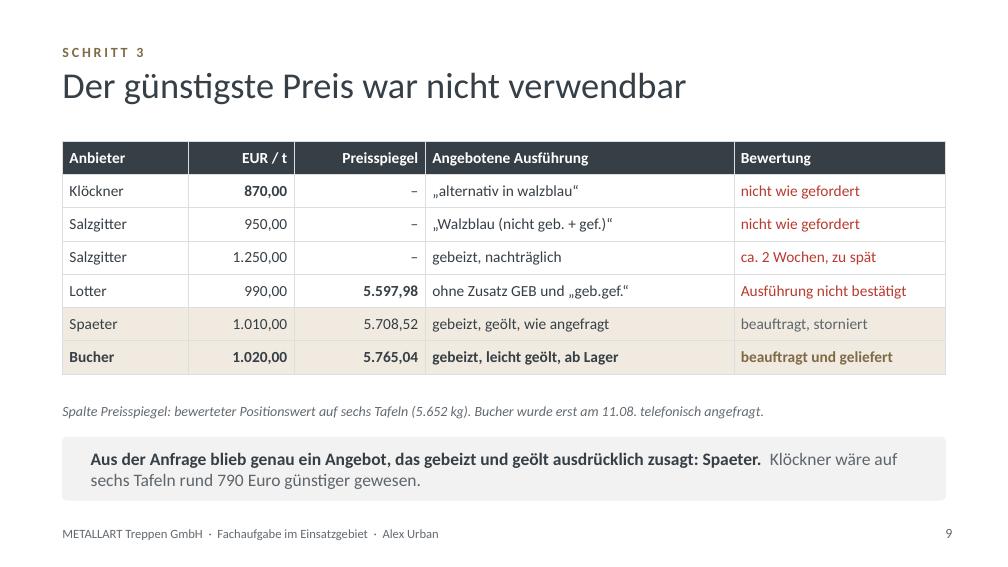
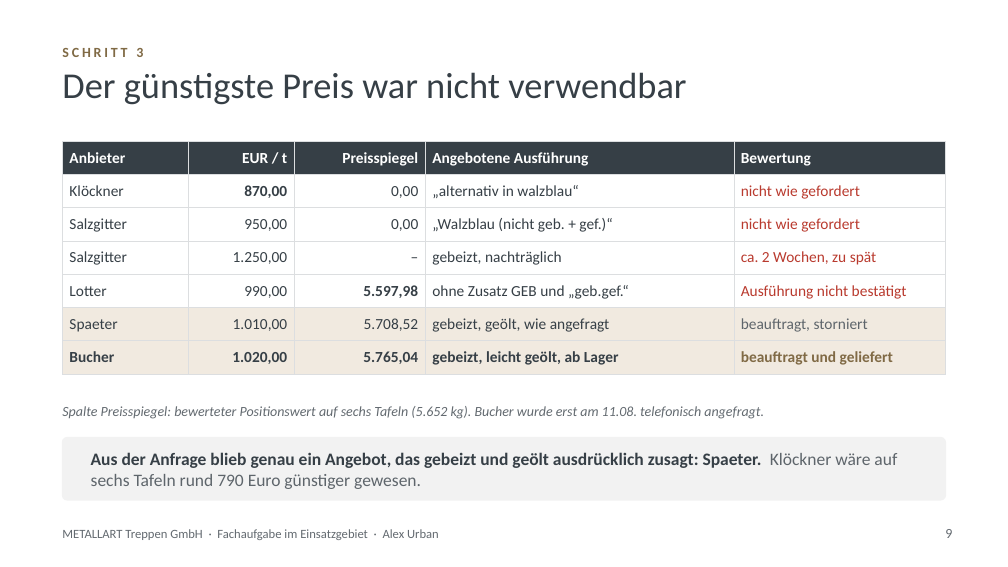
Before and after one commit to 4ng7dz2n5h-code/ihk-muendliche-pruefung, a slide deck: slide 9 of praesentation/Praesentation_Fachaufgabe_METALLART.pptx. Drawn at 1008x567 pixels with LibreOffice and Linux fonts; fonts in the diff are those of the drawing. Boxes give left, top, right and bottom in pixels: in the first picture for what was removed or moved away, otherwise in the second. Text is boxed around its words. In the diff, an @@ line names an element or a change of style, - is before the commit and + after.

```diff
--- a/praesentation/Praesentation_Fachaufgabe_METALLART.pptx
+++ b/praesentation/Praesentation_Fachaufgabe_METALLART.pptx
@@ table at bbox=[62, 141, 946, 369] @@
-row 2, column 3: –
+row 2, column 3: 0,00
-row 3, column 3: –
+row 3, column 3: 0,00
```
Also in this commit, not shown: 2 other slides changed, 1 other file.
